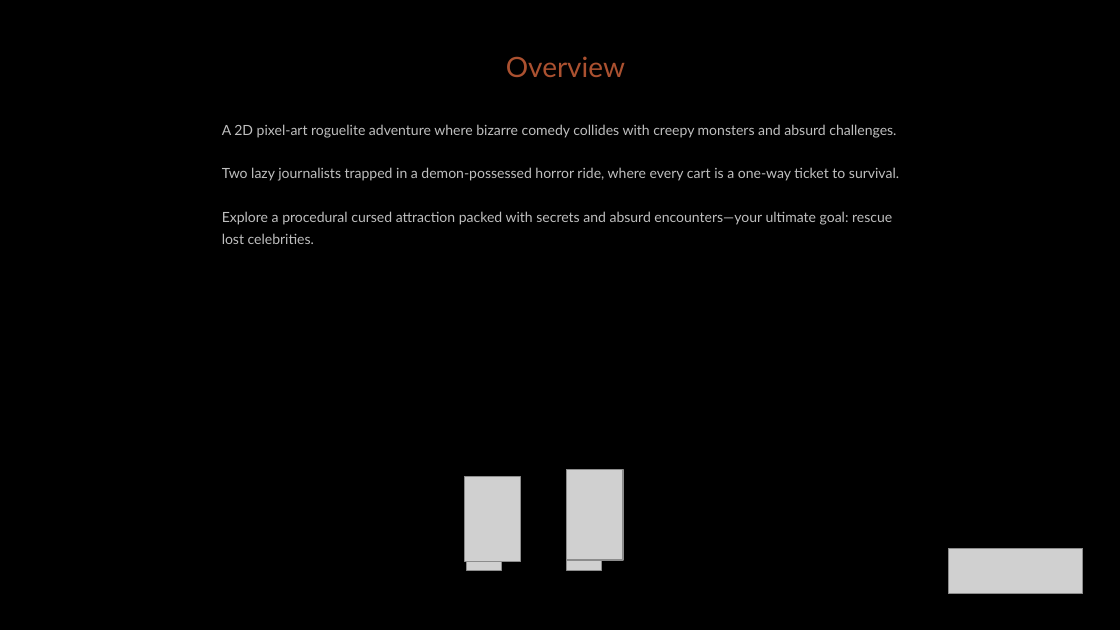
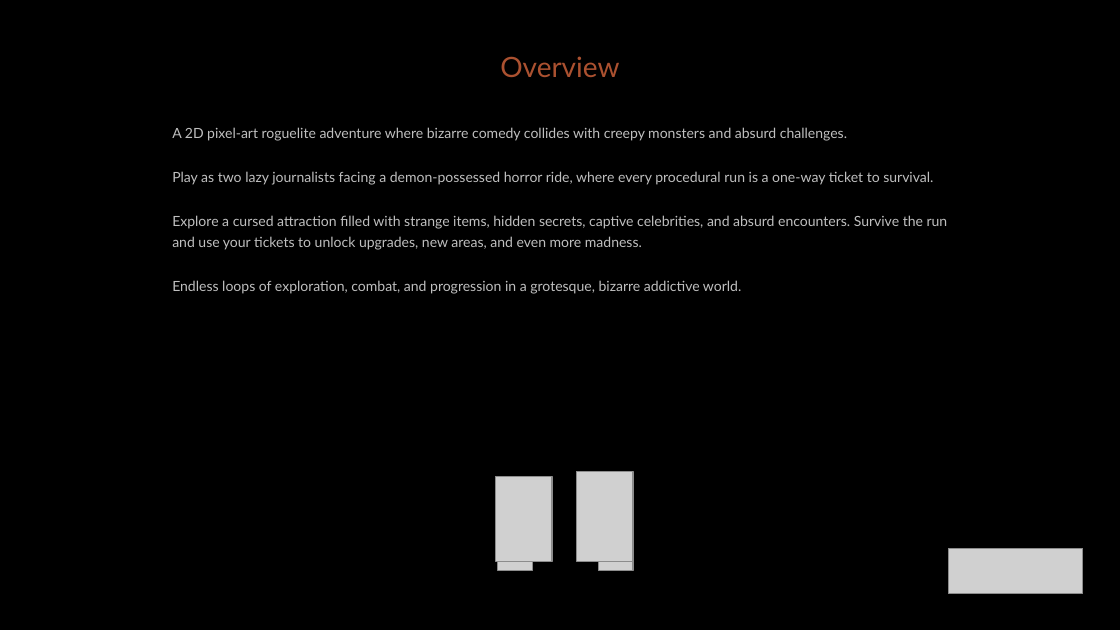
Before and after one commit to diegohcanepa/Remizione, a slide deck: slide 2 of Pitch Deck.pptx. Drawn at 1120x630 pixels with LibreOffice and Linux fonts; fonts in the diff are those of the drawing; grey boxes stand for pictures; background and template pictures are left out. Boxes give left, top, right and bottom in pixels: in the first picture for what was removed or moved away, otherwise in the second. Text is boxed around its words. In the diff, an @@ line names an element or a change of style, - is before the commit and + after.

```diff
--- a/Pitch Deck.pptx
+++ b/Pitch Deck.pptx
@@ title "Overview": place and size @@
-title "Overview" at bbox=[506, 56, 625, 77]
+title "Overview" at bbox=[500, 56, 619, 77]
@@ subtitle "A 2D pixel-art roguelite adventure ...": place and size @@
-subtitle "A 2D pixel-art roguelite adventure ..." at bbox=[222, 124, 899, 244]
+subtitle "A 2D pixel-art roguelite adventure ..." at bbox=[172, 127, 948, 294]
@@ subtitle at bbox=[172, 171, 948, 294]: text changed @@
-Two lazy journalists trapped in a demon-possessed horror ride, where every cart is a one-way ticket to survival.
-Explore a procedural cursed attraction packed with secrets and absurd encounters—your ultimate goal: rescue lost celebrities.
+Play as two lazy journalists facing a demon-possessed horror ride, where every procedural run is a one-way ticket to survival.
+Explore a cursed attraction filled with strange items, hidden secrets, captive celebrities, and absurd encounters. Survive the run and use your tickets to unlock upgrades, new areas, and even more madness.
+Endless loops of exploration, combat, and progression in a grotesque, bizarre addictive world.
@@ picture: place and size @@
-picture at bbox=[567, 470, 623, 560]
+picture at bbox=[577, 472, 633, 561]
@@ 3 pictures: place and size @@
-3 pictures at bbox=[465, 477, 601, 571]
+3 pictures at bbox=[496, 477, 633, 571]
```
Also in this commit, not shown: 7 other slides changed, 2 slides added, 9 slides removed, 22 other files.
